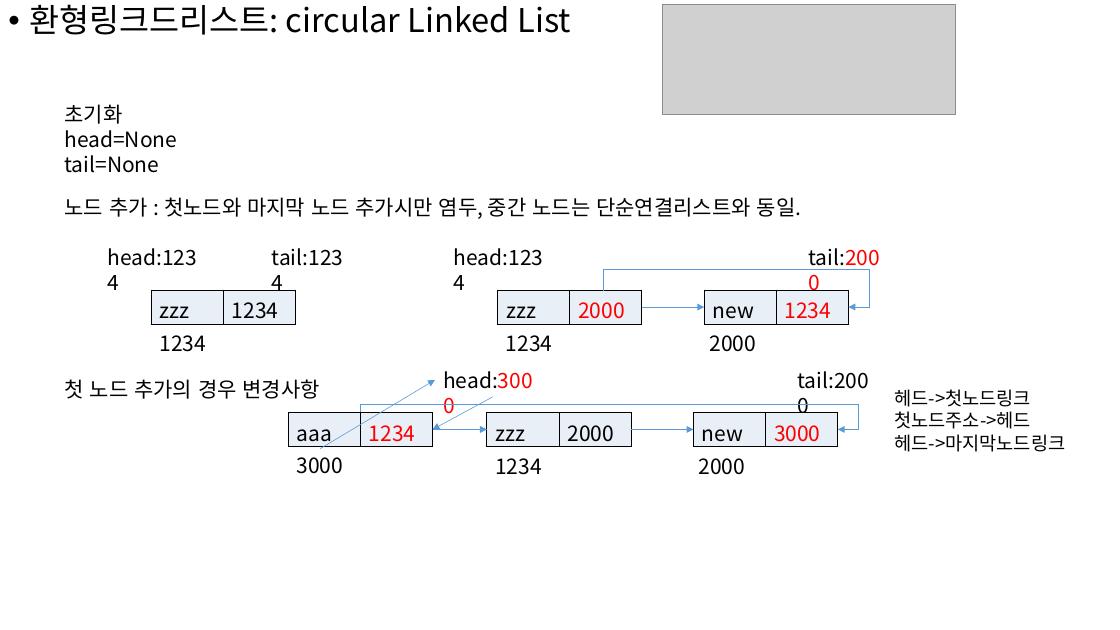
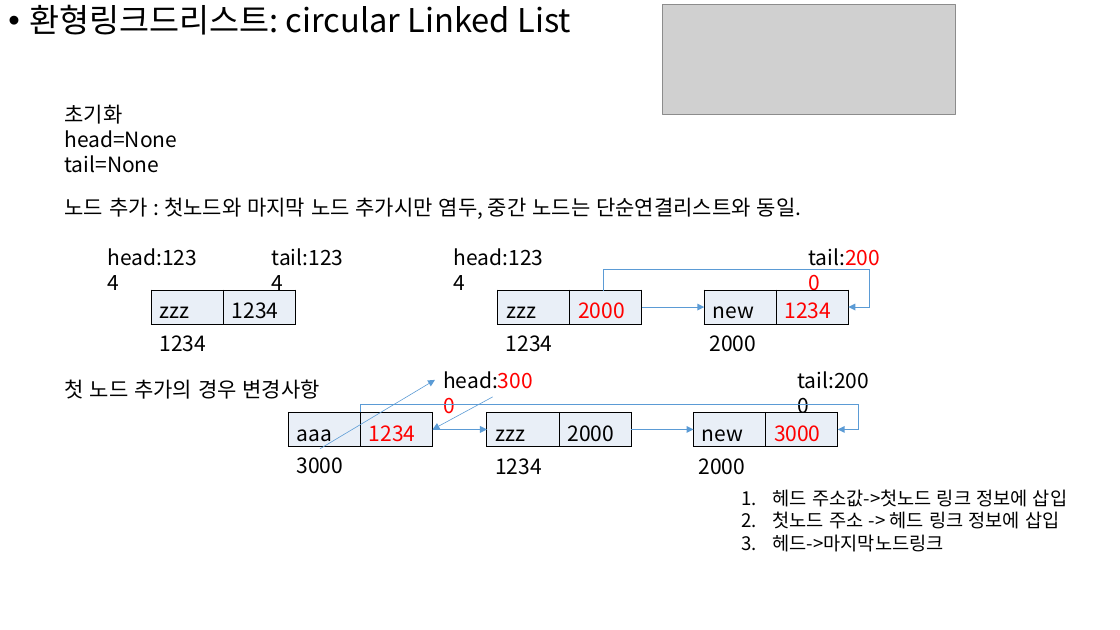
Before and after one commit to linkz73/pythonDataStructure, a slide deck: slide 1 of circularLinkedList 수업자료.pptx. Drawn at 1120x630 pixels with LibreOffice and Linux fonts; fonts in the diff are those of the drawing; grey boxes stand for pictures. Boxes give left, top, right and bottom in pixels: in the first picture for what was removed or moved away, otherwise in the second. Text is boxed around its words. In the diff, an @@ line names an element or a change of style, - is before the commit and + after.

```diff
--- a/circularLinkedList 수업자료.pptx
+++ b/circularLinkedList 수업자료.pptx
@@ text "헤드 주소값->첫노드 링크 정보에 삽입": place and size @@
-text "헤드 주소값->첫노드 링크 정보에 삽입" at (894,389,1065,452)
+text "헤드 주소값->첫노드 링크 정보에 삽입" at (773,489,1067,552)
@@ text at (773,489,1067,529): text changed @@
-헤드->첫노드링크
-첫노드주소->헤드
+1. 헤드 주소값->첫노드 링크 정보에 삽입
+2. 첫노드 주소 -> 헤드 링크 정보에 삽입
@@ text at (773,534,944,552): bullet none to 1. @@
```
Also in this commit, not shown: 1 other slide changed, 4 other files.
